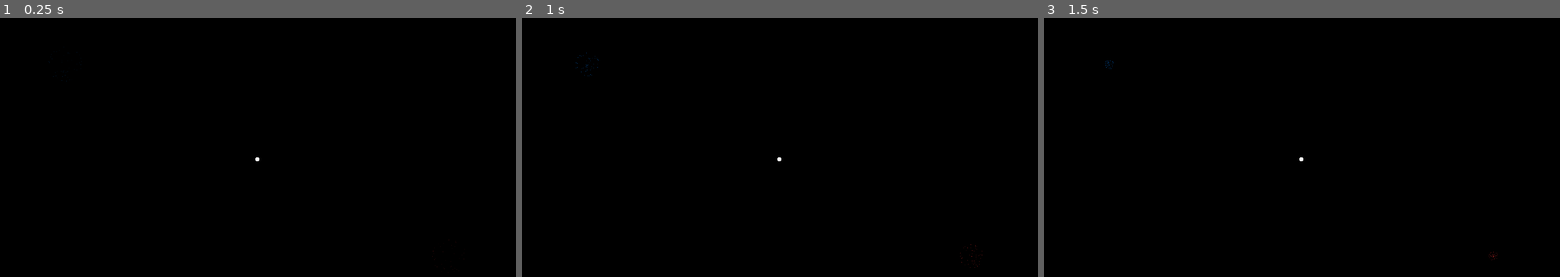
Above: before the commit, frames 1-3 (left to right).
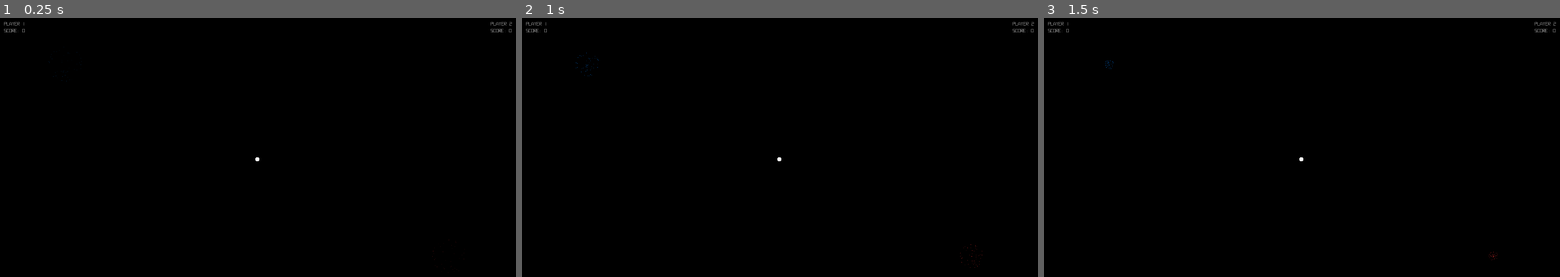
Above: after the commit, the same moments.

Repository: Eliasdbr/Spacewar
Game: Godot game, scene res://main.tscn
The game is run twice, just before and just after one commit, with the same random seed, the same clock (stepped at 60 frames per second) and the same inputs.
Inputs:
- Up to frame 1 (0.25 s): no input
- Up to frame 2 (1 s): tap Enter at 0.5 s
- Up to frame 3 (1.5 s): tap Space at 1.25 s

The runs differ from the first frame. In frame 1, 0.1% of the frame differs, in the area x 0-100%, y 1-6%; in frame 2, 0.1%; in frame 3, 0.1%.

Commit message:
Player indicators

Diff:
--- a/gameplay.tscn
+++ b/gameplay.tscn
@@ -1,8 +1,9 @@
-[gd_scene load_steps=4 format=3 uid="uid://bxqqqsuudurah"]
+[gd_scene load_steps=5 format=3 uid="uid://bxqqqsuudurah"]
 
 [ext_resource type="Script" path="res://gameplay.gd" id="1_n6nkq"]
 [ext_resource type="PackedScene" uid="uid://bv0sgo854j5f3" path="res://level_design/player_spawner.tscn" id="2_86h0y"]
 [ext_resource type="PackedScene" uid="uid://pe061ov1ay06" path="res://level_design/star.tscn" id="3_71qgu"]
+[ext_resource type="PackedScene" uid="uid://d0imv2ky8rwsg" path="res://ui/player_indicator.tscn" id="4_42ntx"]
 
 [node name="Gameplay" type="Node2D"]
 script = ExtResource("1_n6nkq")
@@ -24,3 +25,17 @@
 
 [node name="Star" parent="Environment" instance=ExtResource("3_71qgu")]
 position = Vector2(960, 540)
+
+[node name="UI" type="CanvasLayer" parent="."]
+
+[node name="Player1Indicator" parent="UI" instance=ExtResource("4_42ntx")]
+
+[node name="Player2Indicator" parent="UI" instance=ExtResource("4_42ntx")]
+anchors_preset = 1
+anchor_left = 1.0
+anchor_right = 1.0
+offset_left = -136.0
+offset_right = 0.0
+offset_bottom = 112.0
+grow_horizontal = 0
+player_number = 2
--- a/projectiles/projectile.tscn
+++ b/projectiles/projectile.tscn
@@ -19,6 +19,7 @@
 script = ExtResource("1_ufyuk")
 speed = 400.0
 direction = Vector2(1, 1)
+p_range = 2000.0
 mass = 20.0
 
 [node name="Hitbox" type="Area2D" parent="."]
--- /dev/null
+++ b/ui/player_indicator.gd
@@ -0,0 +1,18 @@
+extends Control
+
+@onready var player_label = %PlayerLabel
+@onready var score_label = %ScoreLabel
+@onready var margin_container = %MarginContainer
+
+@export_range(1,2) var player_number := 1
+
+@export var score := 0:
+	set(value):
+		score = value
+		score_label.text = "Score: " + str(score)
+
+func _ready():
+	player_label.text = "Player " + str(player_number)
+	score_label.text = "Score: " + str(score)
+	if (player_number % 2 == 0):
+		margin_container.anchor_right = 0.0
--- /dev/null
+++ b/ui/player_indicator.tscn
@@ -0,0 +1,33 @@
+[gd_scene load_steps=2 format=3 uid="uid://d0imv2ky8rwsg"]
+
+[ext_resource type="Script" path="res://ui/player_indicator.gd" id="1_n67ab"]
+
+[node name="PlayerIndicator" type="Control"]
+layout_mode = 3
+anchors_preset = 0
+offset_right = 40.0
+offset_bottom = 40.0
+script = ExtResource("1_n67ab")
+
+[node name="MarginContainer" type="MarginContainer" parent="."]
+unique_name_in_owner = true
+layout_mode = 0
+offset_right = 143.0
+offset_bottom = 110.0
+theme_override_constants/margin_left = 32
+theme_override_constants/margin_top = 32
+theme_override_constants/margin_right = 32
+theme_override_constants/margin_bottom = 32
+
+[node name="VBoxContainer" type="VBoxContainer" parent="MarginContainer"]
+layout_mode = 2
+
+[node name="PlayerLabel" type="Label" parent="MarginContainer/VBoxContainer"]
+unique_name_in_owner = true
+layout_mode = 2
+text = "Player 1"
+
+[node name="ScoreLabel" type="Label" parent="MarginContainer/VBoxContainer"]
+unique_name_in_owner = true
+layout_mode = 2
+text = "Score: 0"
